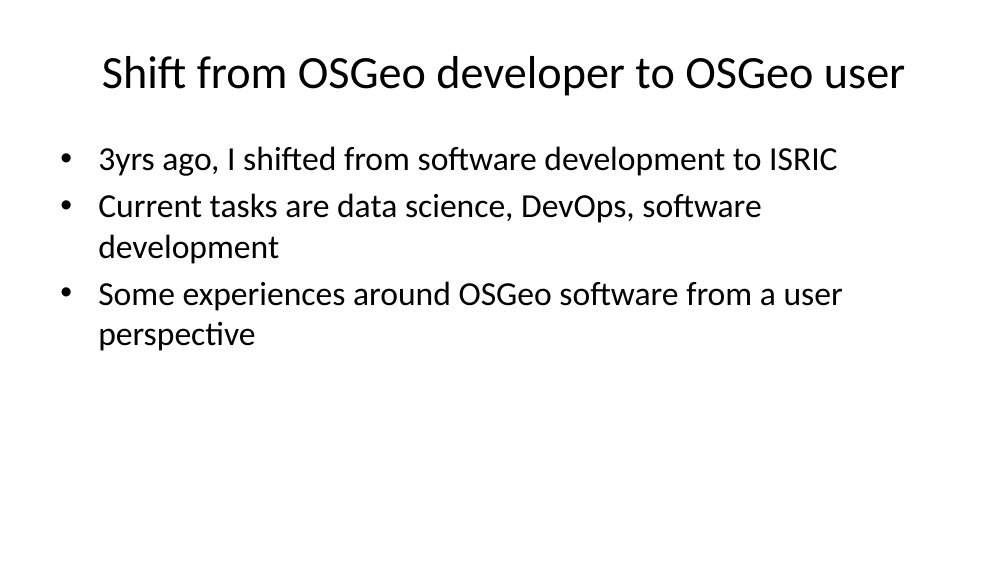
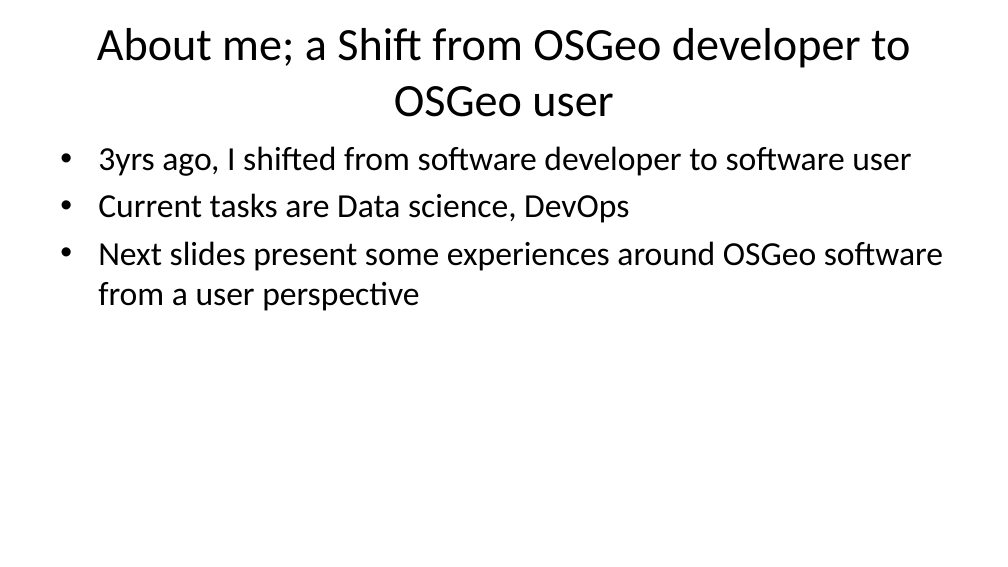
Before and after one commit to pvgenuchten/slides, a slide deck: slide 8 of slides/20250703-foss4gnl-opensource-at-isric.pptx. Drawn at 1008x567 pixels with LibreOffice and Linux fonts; fonts in the diff are those of the drawing. Boxes give left, top, right and bottom in pixels: in the first picture for what was removed or moved away, otherwise in the second. Text is boxed around its words. In the diff, an @@ line names an element or a change of style, - is before the commit and + after.

```diff
--- a/slides/20250703-foss4gnl-opensource-at-isric.pptx
+++ b/slides/20250703-foss4gnl-opensource-at-isric.pptx
@@ title at [97, 28, 910, 117]: text changed @@
-Shift from OSGeo developer to OSGeo user
+About me; a Shift from OSGeo developer to OSGeo user
@@ text at [98, 146, 943, 311]: text changed @@
-• 3yrs ago, I shifted from software development to ISRIC
-• Current tasks are data science, DevOps, software development
-• Some experiences around OSGeo software from a user perspective
+• 3yrs ago, I shifted from software developer to software user
+• Current tasks are Data science, DevOps
+• Next slides present some experiences around OSGeo software from a user perspective
```
Also in this commit, not shown: 10 other slides changed, 1 slide added, 2 slides removed, 8 other files.
